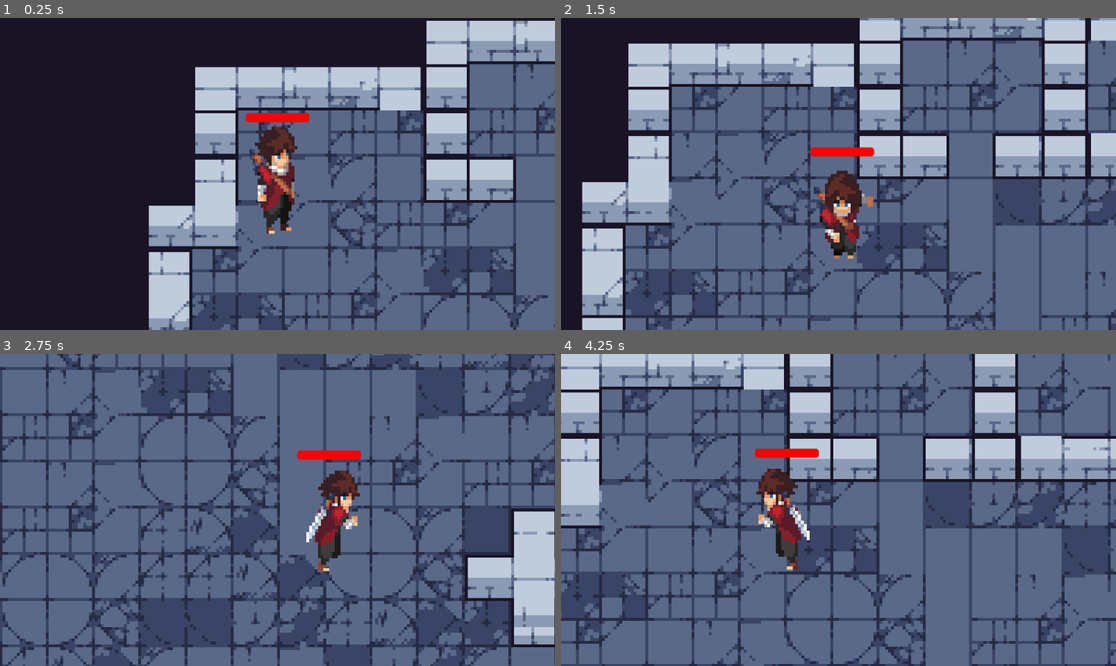
Above: before the commit, frames 1-4 (two rows, left to right).
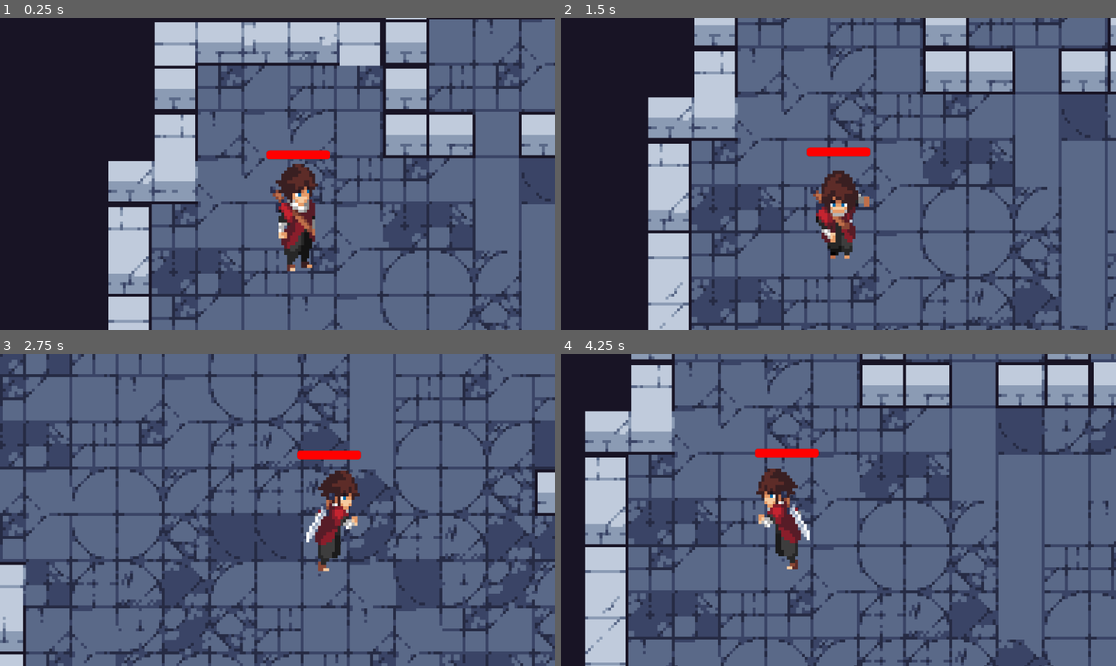
Above: after the commit, the same moments.

Repository: python-is-luv/They-Call-him-OG
Game: Godot game, scene res://scenes/tut.tscn
Two runs of this game, one before a commit and one after it. Both use one fixed random seed, a clock stepped at 60 frames per second and the inputs below.
Inputs:
- Up to frame 1 (0.25 s): no input
- Up to frame 2 (1.5 s): tap Enter at 0.5 s; hold D (right) 0.53-1.28 s; tap Alt at 0.6 s; hold S (down) from 1.28 s (still down); tap Shift at 1.35 s
- Up to frame 3 (2.75 s): release S (down) at 2.03 s; hold D (right) from 2.03 s (still down); tap Alt at 2.1 s
- Up to frame 4 (4.25 s): release D (right) at 2.78 s; hold W (up) 2.78-3.53 s; tap Shift at 2.85 s; hold A (left) from 3.53 s (still down); tap Alt at 3.6 s

The runs differ from the first frame. In frame 1, 52% of the frame differs, in the area x 19-100%, y 0-100%; in frame 2, 59%; in frame 3, 49%; in frame 4, 59%, in the area x 0-100%, y 0-100%.

Commit message:
Added all the required enemies and attack animations for the player...

Diff:
--- a/scenes/Orochi Genshin.tscn
+++ b/scenes/Orochi Genshin.tscn
@@ -1,15 +1,109 @@
-[gd_scene load_steps=79 format=3 uid="uid://cv0bykdgup0d7"]
+[gd_scene load_steps=105 format=3 uid="uid://cv0bykdgup0d7"]
 
 [ext_resource type="Script" uid="uid://dsvn1glybus4i" path="res://scripts/orochi_genshin.gd" id="1_p30ge"]
 [ext_resource type="Texture2D" uid="uid://diap2py1toidp" path="res://assets/Orochi Genshin/IDLE/idle_down.png" id="1_vq7gs"]
+[ext_resource type="Texture2D" uid="uid://dhjbsgjp7rxkm" path="res://assets/Orochi Genshin/ATTACK 1/attack1_down.png" id="2_klolk"]
 [ext_resource type="Texture2D" uid="uid://cnhop75sxtob7" path="res://assets/Orochi Genshin/IDLE/idle_left.png" id="2_p30ge"]
 [ext_resource type="Texture2D" uid="uid://b4d32qv4ukp4b" path="res://assets/Orochi Genshin/IDLE/idle_right.png" id="3_jgqoi"]
+[ext_resource type="Texture2D" uid="uid://dj6sjd8rdqwbt" path="res://assets/Orochi Genshin/ATTACK 1/attack1_left.png" id="3_vif3v"]
+[ext_resource type="Texture2D" uid="uid://b3uiqqk025dfw" path="res://assets/Orochi Genshin/ATTACK 1/attack1_right.png" id="4_5k53d"]
 [ext_resource type="Texture2D" uid="uid://cvtggdfxfrebp" path="res://assets/Orochi Genshin/IDLE/idle_up.png" id="4_g6a3q"]
 [ext_resource type="Texture2D" uid="uid://c2n57ktoc25sq" path="res://assets/Orochi Genshin/RUN/run_down.png" id="5_klolk"]
 [ext_resource type="Texture2D" uid="uid://bgbgysf165vd5" path="res://assets/Orochi Genshin/RUN/run_left.png" id="6_vif3v"]
 [ext_resource type="Texture2D" uid="uid://dkwrw66itiwtn" path="res://assets/Orochi Genshin/RUN/run_right.png" id="7_5k53d"]
 [ext_resource type="Texture2D" uid="uid://vroivte7j58k" path="res://assets/Orochi Genshin/RUN/run_up.png" id="8_1487f"]
 
+[sub_resource type="CircleShape2D" id="CircleShape2D_klolk"]
+radius = 70.00714
+
+[sub_resource type="AtlasTexture" id="AtlasTexture_1487f"]
+atlas = ExtResource("2_klolk")
+region = Rect2(96, 0, 96, 80)
+
+[sub_resource type="AtlasTexture" id="AtlasTexture_awe4t"]
+atlas = ExtResource("2_klolk")
+region = Rect2(192, 0, 96, 80)
+
+[sub_resource type="AtlasTexture" id="AtlasTexture_avyrj"]
+atlas = ExtResource("2_klolk")
+region = Rect2(288, 0, 96, 80)
+
+[sub_resource type="AtlasTexture" id="AtlasTexture_gwqdb"]
+atlas = ExtResource("2_klolk")
+region = Rect2(384, 0, 96, 80)
+
+[sub_resource type="AtlasTexture" id="AtlasTexture_7lf5h"]
+atlas = ExtResource("2_klolk")
+region = Rect2(480, 0, 96, 80)
+
+[sub_resource type="AtlasTexture" id="AtlasTexture_hu2bo"]
+atlas = ExtResource("2_klolk")
+region = Rect2(576, 0, 96, 80)
+
+[sub_resource type="AtlasTexture" id="AtlasTexture_rf6po"]
+atlas = ExtResource("2_klolk")
+region = Rect2(672, 0, 96, 80)
+
+[sub_resource type="AtlasTexture" id="AtlasTexture_bng6w"]
+atlas = ExtResource("3_vif3v")
+region = Rect2(96, 0, 96, 80)
+
+[sub_resource type="AtlasTexture" id="AtlasTexture_tnyxr"]
+atlas = ExtResource("3_vif3v")
+region = Rect2(192, 0, 96, 80)
+
+[sub_resource type="AtlasTexture" id="AtlasTexture_0ho6l"]
+atlas = ExtResource("3_vif3v")
+region = Rect2(288, 0, 96, 80)
+
+[sub_resource type="AtlasTexture" id="AtlasTexture_fkfc2"]
+atlas = ExtResource("3_vif3v")
+region = Rect2(384, 0, 96, 80)
+
+[sub_resource type="AtlasTexture" id="AtlasTexture_3dp0g"]
+atlas = ExtResource("3_vif3v")
+region = Rect2(480, 0, 96, 80)
+
+[sub_resource type="AtlasTexture" id="AtlasTexture_yxstq"]
+atlas = ExtResource("3_vif3v")
+region = Rect2(576, 0, 96, 80)
+
+[sub_resource type="AtlasTexture" id="AtlasTexture_r1a54"]
+atlas = ExtResource("3_vif3v")
+region = Rect2(672, 0, 96, 80)
+
+[sub_resource type="AtlasTexture" id="AtlasTexture_rm2x3"]
+atlas = ExtResource("4_5k53d")
+region = Rect2(0, 0, 96, 80)
+
+[sub_resource type="AtlasTexture" id="AtlasTexture_4q8g8"]
+atlas = ExtResource("4_5k53d")
+region = Rect2(96, 0, 96, 80)
+
+[sub_resource type="AtlasTexture" id="AtlasTexture_5pplm"]
+atlas = ExtResource("4_5k53d")
+region = Rect2(192, 0, 96, 80)
+
+[sub_resource type="AtlasTexture" id="AtlasTexture_mv0ej"]
+atlas = ExtResource("4_5k53d")
+region = Rect2(288, 0, 96, 80)
+
+[sub_resource type="AtlasTexture" id="AtlasTexture_janvo"]
+atlas = ExtResource("4_5k53d")
+region = Rect2(384, 0, 96, 80)
+
+[sub_resource type="AtlasTexture" id="AtlasTexture_1seat"]
+atlas = ExtResource("4_5k53d")
+region = Rect2(480, 0, 96, 80)
+
+[sub_resource type="AtlasTexture" id="AtlasTexture_e6d5x"]
+atlas = ExtResource("4_5k53d")
+region = Rect2(576, 0, 96, 80)
+
+[sub_resource type="AtlasTexture" id="AtlasTexture_ux38a"]
+atlas = ExtResource("4_5k53d")
+region = Rect2(672, 0, 96, 80)
+
 [sub_resource type="AtlasTexture" id="AtlasTexture_anr2y"]
 atlas = ExtResource("1_vq7gs")
 region = Rect2(0, 0, 96, 80)
@@ -268,6 +362,87 @@
 
 [sub_resource type="SpriteFrames" id="SpriteFrames_awe4t"]
 animations = [{
+"frames": [{
+"duration": 1.0,
+"texture": SubResource("AtlasTexture_1487f")
+}, {
+"duration": 1.0,
+"texture": SubResource("AtlasTexture_awe4t")
+}, {
+"duration": 1.0,
+"texture": SubResource("AtlasTexture_avyrj")
+}, {
+"duration": 1.0,
+"texture": SubResource("AtlasTexture_gwqdb")
+}, {
+"duration": 1.0,
+"texture": SubResource("AtlasTexture_7lf5h")
+}, {
+"duration": 1.0,
+"texture": SubResource("AtlasTexture_hu2bo")
+}, {
+"duration": 1.0,
+"texture": SubResource("AtlasTexture_rf6po")
+}],
+"loop": true,
+"name": &"attack_down",
+"speed": 5.0
+}, {
+"frames": [{
+"duration": 1.0,
+"texture": SubResource("AtlasTexture_bng6w")
+}, {
+"duration": 1.0,
+"texture": SubResource("AtlasTexture_tnyxr")
+}, {
+"duration": 1.0,
+"texture": SubResource("AtlasTexture_0ho6l")
+}, {
+"duration": 1.0,
+"texture": SubResource("AtlasTexture_fkfc2")
+}, {
+"duration": 1.0,
+"texture": SubResource("AtlasTexture_3dp0g")
+}, {
+"duration": 1.0,
+"texture": SubResource("AtlasTexture_yxstq")
+}, {
+"duration": 1.0,
+"texture": SubResource("AtlasTexture_r1a54")
+}],
+"loop": true,
+"name": &"attack_left",
+"speed": 6.0
+}, {
+"frames": [{
+"duration": 1.0,
+"texture": SubResource("AtlasTexture_rm2x3")
+}, {
+"duration": 1.0,
+"texture": SubResource("AtlasTexture_4q8g8")
+}, {
+"duration": 1.0,
+"texture": SubResource("AtlasTexture_5pplm")
+}, {
+"duration": 1.0,
+"texture": SubResource("AtlasTexture_mv0ej")
+}, {
+"duration": 1.0,
+"texture": SubResource("AtlasTexture_janvo")
+}, {
+"duration": 1.0,
+"texture": SubResource("AtlasTexture_1seat")
+}, {
+"duration": 1.0,
+"texture": SubResource("AtlasTexture_e6d5x")
+}, {
+"duration": 1.0,
+"texture": SubResource("AtlasTexture_ux38a")
+}],
+"loop": false,
+"name": &"attack_right",
+"speed": 6.0
+}, {
 "frames": [{
 "duration": 1.0,
 "texture": SubResource("AtlasTexture_anr2y")
@@ -526,12 +701,16 @@
 [node name="OrochiGenshin" type="CharacterBody2D"]
 script = ExtResource("1_p30ge")
 
+[node name="sword_area" type="CollisionShape2D" parent="."]
+shape = SubResource("CircleShape2D_klolk")
+
 [node name="AnimatedSprite2D" type="AnimatedSprite2D" parent="."]
 position = Vector2(3.8146973e-06, 1.0000076)
 scale = Vector2(1.9479166, 2.25)
 sprite_frames = SubResource("SpriteFrames_awe4t")
-animation = &"idle_right"
+animation = &"attack_down"
 autoplay = "idle_right"
+frame_progress = 0.5985048
 
 [node name="CollisionShape2D" type="CollisionShape2D" parent="."]
 position = Vector2(-1, 9)
Not shown, changed: assets/top-down-dungeon/.DS_Store
